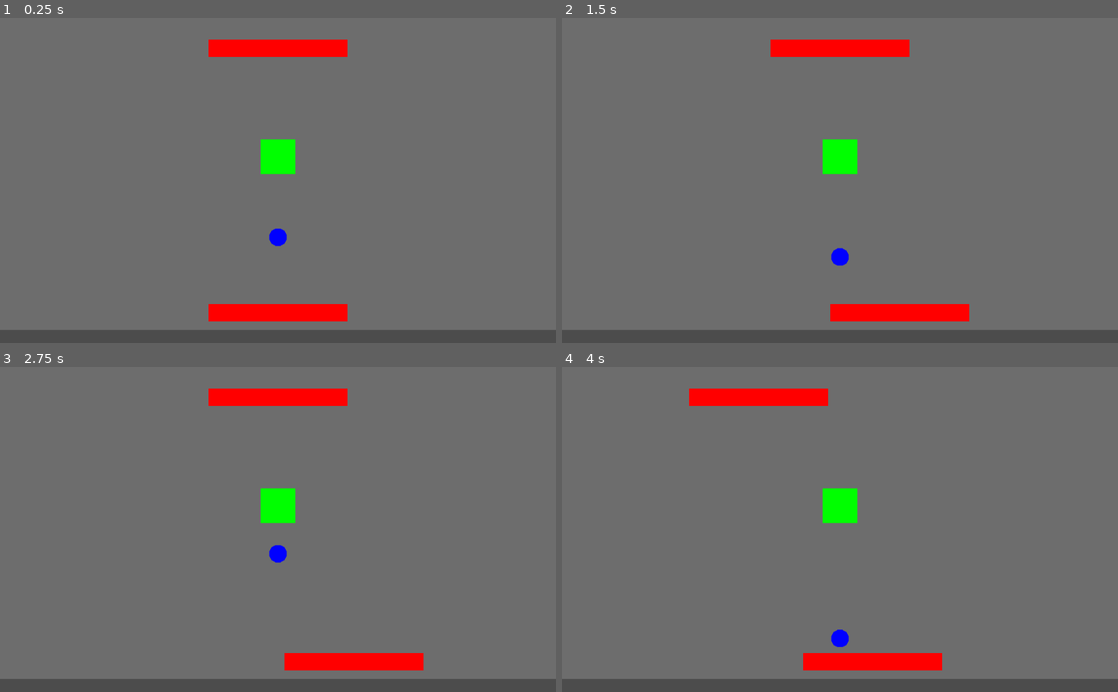
Above: before the commit, frames 1-4 (two rows, left to right).
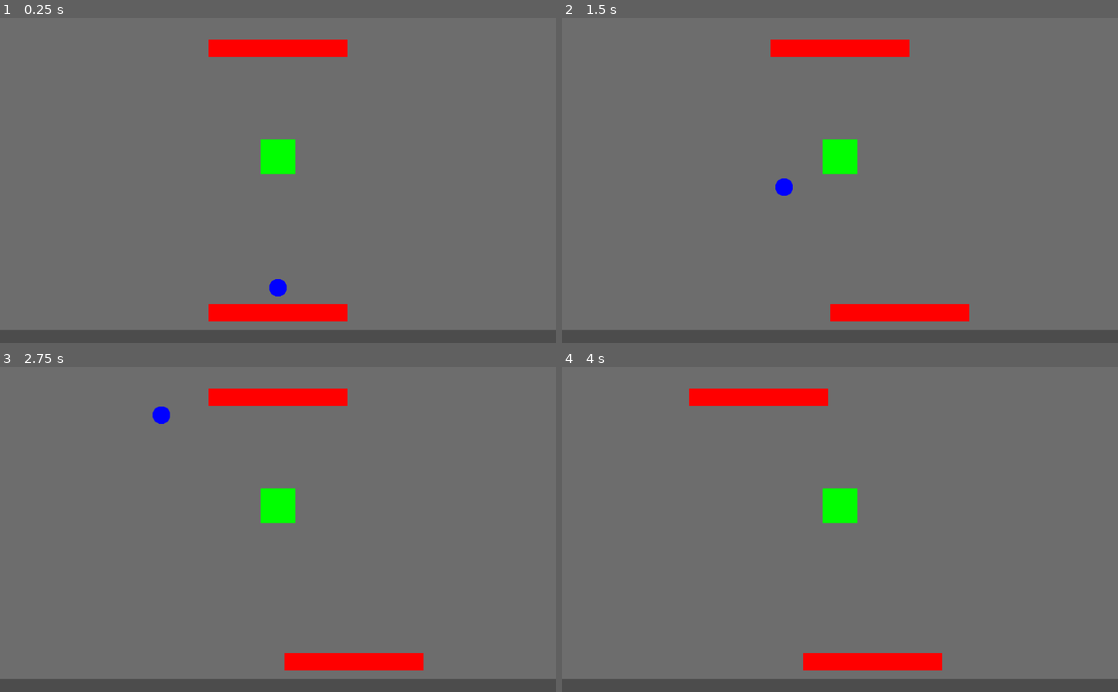
Above: after the commit, the same moments.

Repository: lswgamer/VOSES-Multiplayer
Game: Godot game, scene res://Scenes/Level.tscn
Same seed, same stepped clock (60 frames per second), same inputs: the game is played once before the commit and once after it.
Inputs:
- Up to frame 1 (0.25 s): no input
- Up to frame 2 (1.5 s): hold Right (lower_right) 0.53-1.28 s; hold Left (lower_left) from 1.28 s (still down)
- Up to frame 3 (2.75 s): release Left (lower_left) at 2.03 s; hold Right (lower_right) from 2.03 s (still down)
- Up to frame 4 (4 s): release Right (lower_right) at 2.78 s; hold A (upper_left) 2.78-3.53 s; hold Left (lower_left) from 3.53 s (still down)

The runs differ from the first frame. In frame 1, 0.3% of the frame differs, in the area x 48-52%, y 64-86%; in frame 2, 0.3%; in frame 3, 0.3%, in the area x 27-52%, y 12-61%; in frame 4, 0.1%.

Commit message:
Fix Level Walls

Diff:
--- a/Breakout/Scenes/Level.tscn
+++ b/Breakout/Scenes/Level.tscn
@@ -1,12 +1,17 @@
-[gd_scene load_steps=6 format=2]
+[gd_scene load_steps=7 format=2]
 
 [ext_resource path="res://Scenes/Bar.tscn" type="PackedScene" id=1]
 [ext_resource path="res://Scenes/Block.tscn" type="PackedScene" id=2]
 [ext_resource path="res://Scenes/Ball.tscn" type="PackedScene" id=3]
 [ext_resource path="res://Scripts/Level.gd" type="Script" id=4]
 
-[sub_resource type="LineShape2D" id=1]
-normal = Vector2( 1, 0 )
+[sub_resource type="SegmentShape2D" id=1]
+a = Vector2( 0, -100 )
+b = Vector2( 0, 92 )
+
+[sub_resource type="SegmentShape2D" id=2]
+a = Vector2( 1, -100 )
+b = Vector2( 1, 92 )
 
 [node name="Level" type="Node2D"]
 script = ExtResource( 4 )
@@ -38,7 +43,7 @@
 scale = Vector2( 1, 3 )
 
 [node name="CollisionShape2D" type="CollisionShape2D" parent="Right_Wall"]
-shape = SubResource( 1 )
+shape = SubResource( 2 )
 
 [node name="Ball" parent="." instance=ExtResource( 3 )]
 position = Vector2( 512, 448 )
--- a/Breakout/Scripts/Ball.gd
+++ b/Breakout/Scripts/Ball.gd
@@ -13,5 +13,13 @@
 	position += velocity * delta
 
 func _on_Node2D_area_entered(area):
-	if area.name == "Lower_Bar" or "Upper_Bar":
-		velocity = -velocity
+	if (area.name == "Lower_Bar") or (area.name == "Upper_Bar"):
+		cs.shape.collide_and_get_contacts(cs.transform, area.cs.shape, area.cs.transform)
+		#print(area.cs.shape.collide_and_get_contacts(area.cs.transform, cs.shape, cs.transform))
+		velocity.y = -velocity.y
+		#print(cs.shape, cs.transform, area.cs.shape, area.cs.transform)
+		velocity.x = -100 #metade da barra pra esquerda a gente diminui a velocidade entre -1 e 0, metade da barra pra direita a gente aumenta a velocidade entre 0 e 1
+		#velocity = -velocity
+	if (area.name == "Left_Wall") or (area.name == "Right_Wall"):
+		print(area.name)
+		velocity.x = -velocity.x
